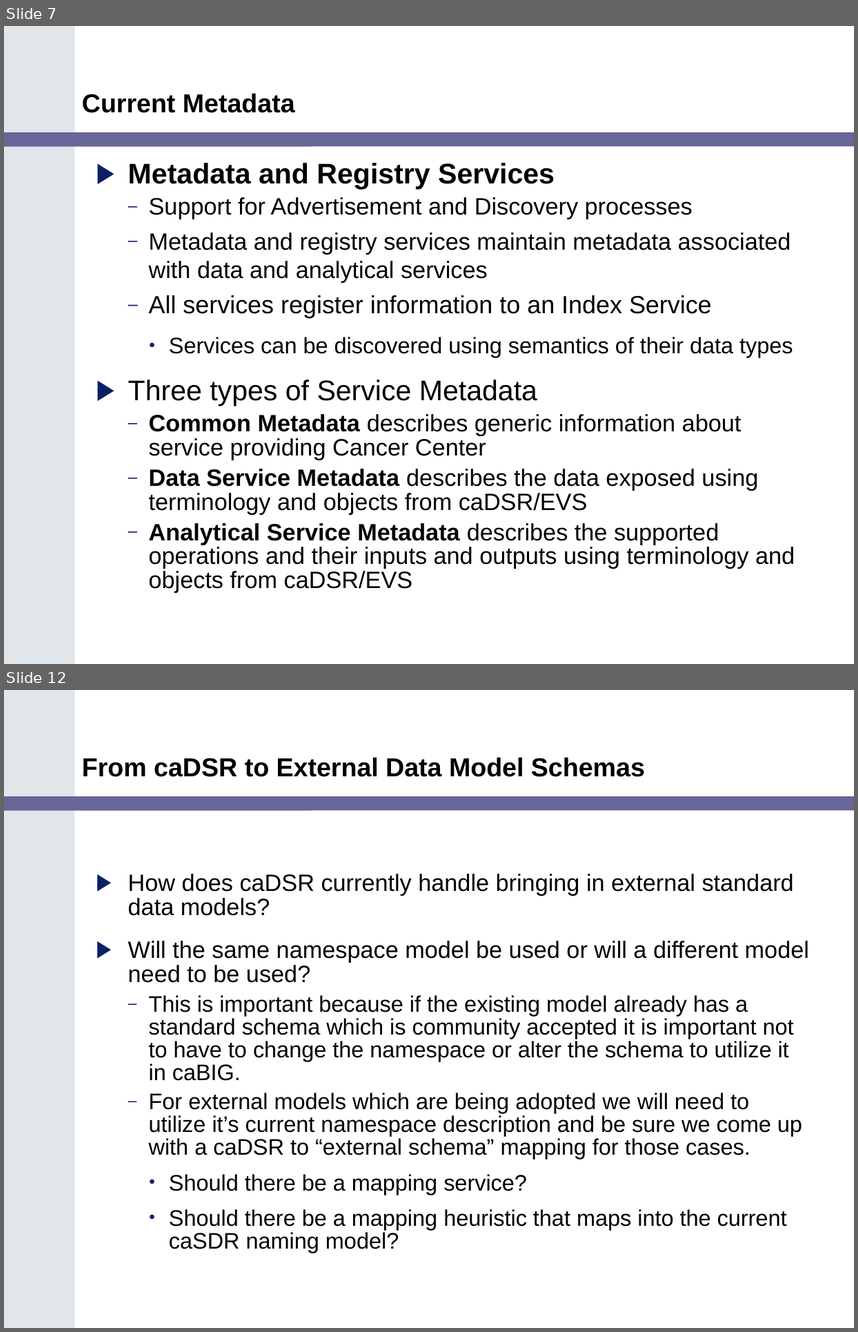
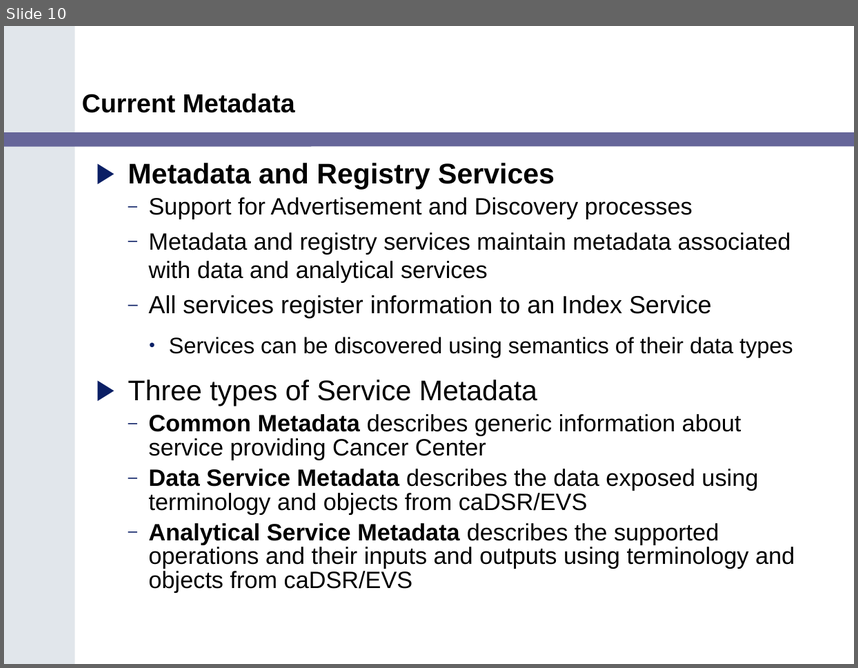
Before and after one commit to NCIP/cagrid-docs, a slide deck: presentations/200602_VCDE_ARCH/Service_Guidlines_Arch_VCDE_Feb2.ppt. Shown one above the other, each under a label of ours: slides 7 and 12 before the commit, slide 10 after it; the slides between them are not shown. The pictures are 858x1332 and 858x668 pixels, drawn with LibreOffice and Linux fonts; fonts in the diff are those of the drawing; background and template pictures are left out. Boxes give left, top, right and bottom in pixels: in the first picture for what was removed or moved away, otherwise in the second. Text is boxed around its words. In the diff, an @@ line names an element or a change of style, - is before the commit and + after.

```diff
--- a/presentations/200602_VCDE_ARCH/Service_Guidlines_Arch_VCDE_Feb2.ppt
+++ b/presentations/200602_VCDE_ARCH/Service_Guidlines_Arch_VCDE_Feb2.ppt
@@ slide 12 removed at (x1=4, y1=690, x2=854, y2=1328), background #FFFFFF; not listed: 2 template elements that a slide beside it also shows @@
@@ title removed at (x1=82, y1=757, x2=645, y2=777) @@
-From caDSR to External Data Model Schemas
@@ text removed at (x1=128, y1=874, x2=809, y2=1252) @@
-▶ How does caDSR currently handle bringing in external standard data models?
-▶ Will the same namespace model be used or will a different model need to be used?
-  – This is important because if the existing model already has a standard schema which is community accepted it is important not to have to change the namespace or alter the schema to utilize it in caBIG.
-  – For external models which are being adopted we will need to utilize it’s current namespace description and be sure we come up with a caDSR to “external schema” mapping for those cases.
-    • Should there be a mapping service?
-    • Should there be a mapping heuristic that maps into the current caSDR naming model?
@@ what was slide 7 is now slide 10 @@
```
Also in this commit, not shown: 4 slides changed, 18 slides added, 5 other slides removed.
